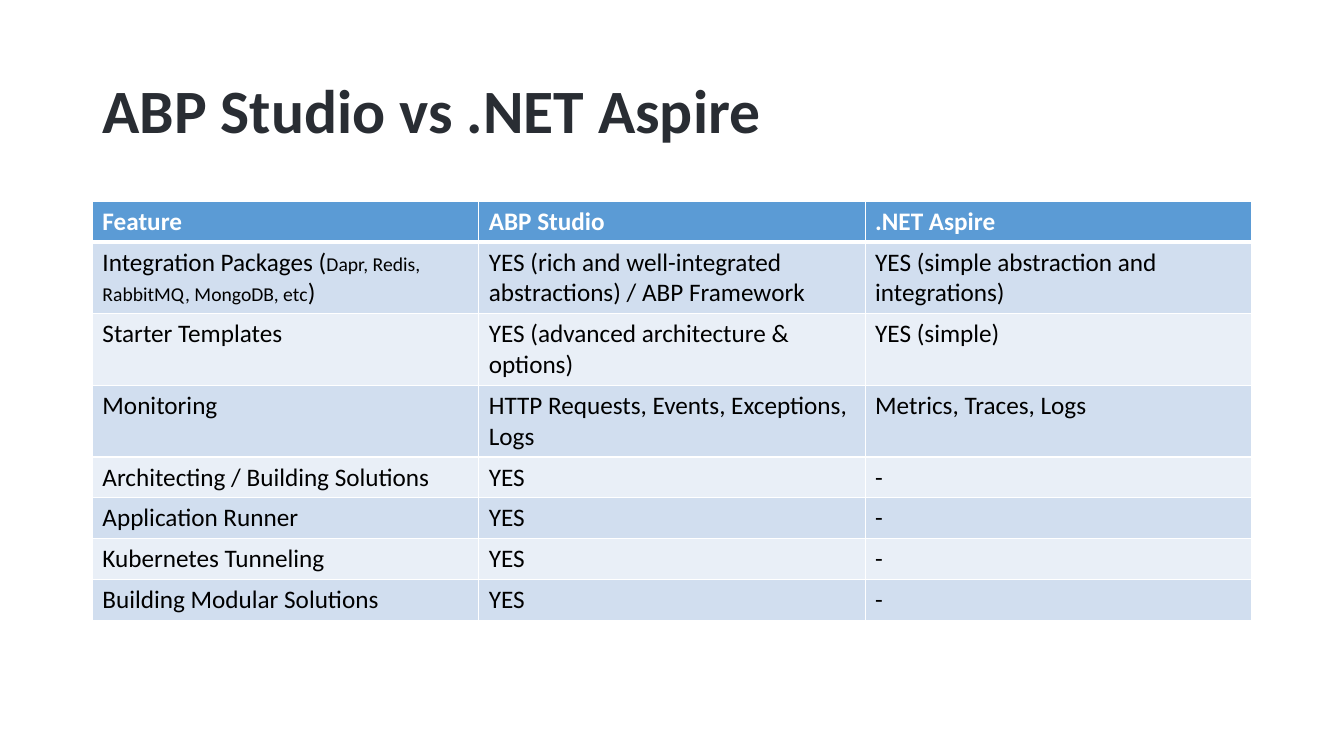
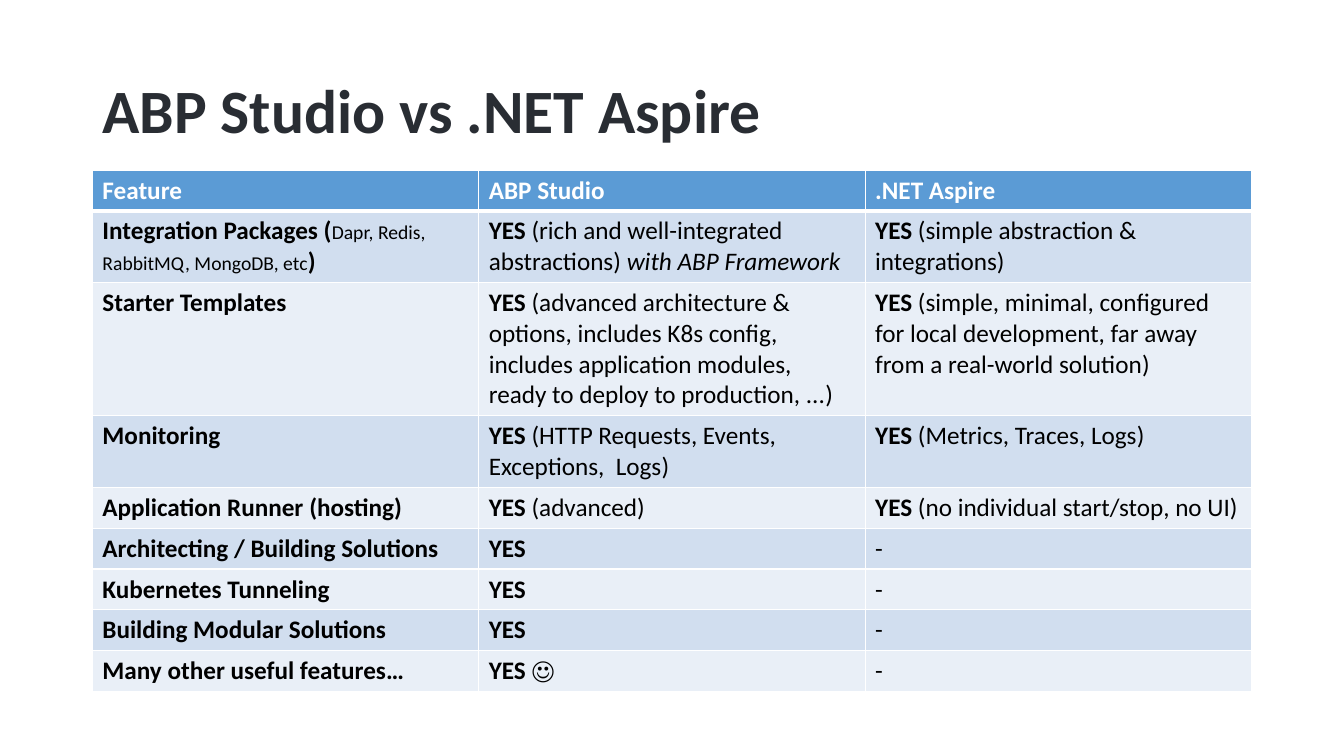
Before and after one commit to hikalkan/presentations, a slide deck: slide 14 of 2024-08-15 ABP Community Talks 2024.4/ABP Studio - The Missing Tool for Dotnet Developers.pptx. Drawn at 1344x756 pixels with LibreOffice and Linux fonts; fonts in the diff are those of the drawing; background and template pictures are left out. Boxes give left, top, right and bottom in pixels: in the first picture for what was removed or moved away, otherwise in the second. Text is boxed around its words. In the diff, an @@ line names an element or a change of style, - is before the commit and + after.

```diff
--- a/2024-08-15 ABP Community Talks 2024.4/ABP Studio - The Missing Tool for Dotnet Developers.pptx
+++ b/2024-08-15 ABP Community Talks 2024.4/ABP Studio - The Missing Tool for Dotnet Developers.pptx
@@ table at (93, 170, 1251, 688) @@
-row 2: Integration Packages (Dapr, Redis, RabbitMQ, MongoDB, etc) | YES (rich and well-integrated abstractions) / ABP Framework | YES (simple abstraction and integrations)
-row 3: Starter Templates | YES (advanced architecture & options) | YES (simple)
-row 4: Monitoring | HTTP Requests, Events, Exceptions, Logs | Metrics, Traces, Logs
+row 2: Integration Packages (Dapr, Redis, RabbitMQ, MongoDB, etc) | YES (rich and well-integrated abstractions) with ABP Framework | YES (simple abstraction & integrations)
+row 3: Starter Templates | YES (advanced architecture & options, includes K8s config, includes application modules, ready to deploy to production, ...) | YES (simple, minimal, configured for local development, far away from a real-world solution)
+row 4: Monitoring | YES (HTTP Requests, Events, Exceptions, Logs) | YES (Metrics, Traces, Logs)
+row 5: Application Runner (hosting) | YES (advanced) | YES (no individual start/stop, no UI)
-row 6: Application Runner | YES | -
+row 9: Many other useful features… | YES ☺ | -
@@ table: place and size @@
-table at (93, 202, 1251, 618)
+table at (93, 170, 1251, 688)
```
